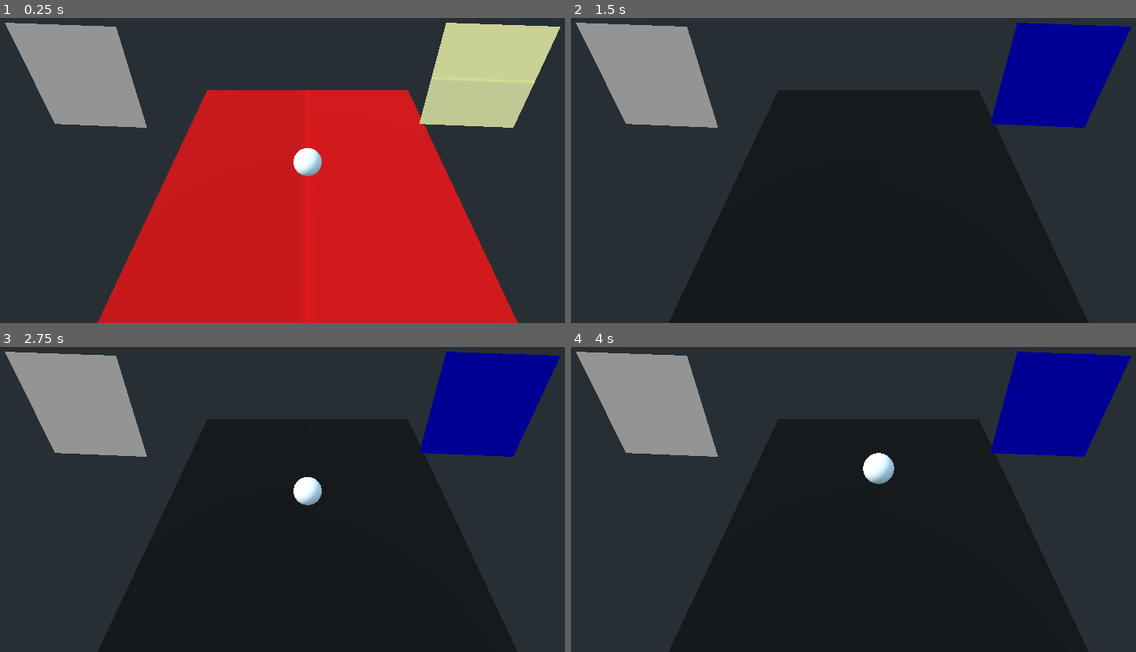
Above: before the commit, frames 1-4 (two rows, left to right).
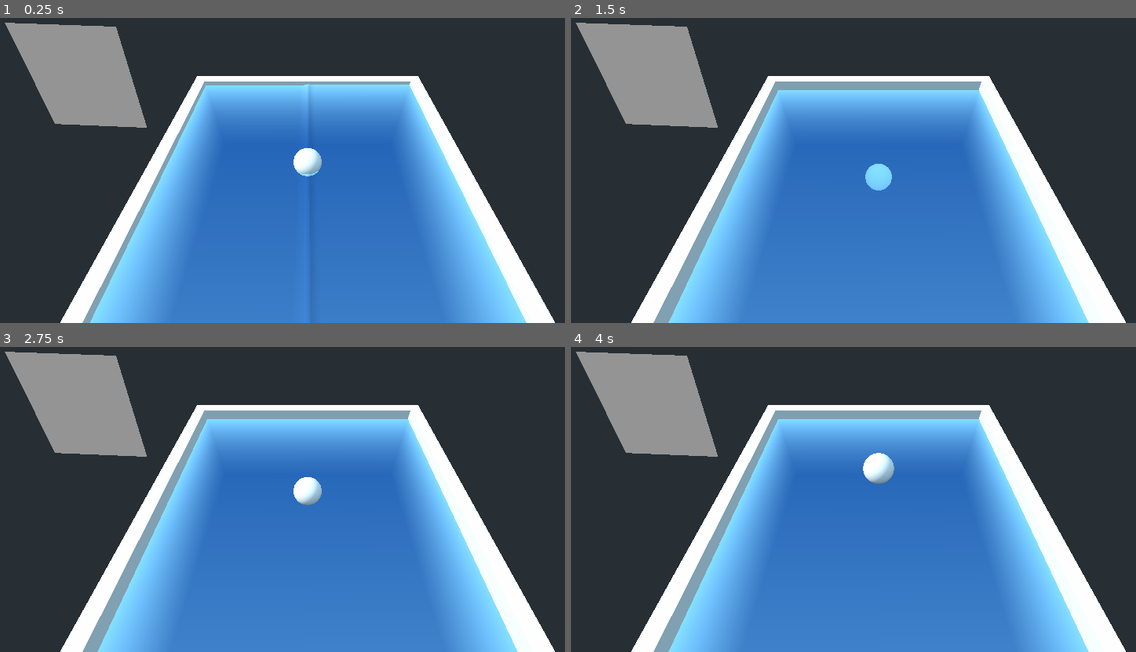
Above: after the commit, the same moments.

Repository: last-genius/gamedev_project
Game: Godot game, scene res://Main.tscn
The game is run twice, just before and just after one commit, with the same random seed, the same clock (stepped at 60 frames per second) and the same inputs.
Inputs:
- Up to frame 1 (0.25 s): no input
- Up to frame 2 (1.5 s): no input
- Up to frame 3 (2.75 s): no input
- Up to frame 4 (4 s): no input

The runs differ from the first frame. In frame 1, 57% of the frame differs, in the area x 10-100%, y 1-100%; in frame 2, 57%; in frame 3, 57%; in frame 4, 57%.

Commit message:
Add depth coloring, wave normals

Diff:
--- a/Main.tscn
+++ b/Main.tscn
@@ -21,13 +21,17 @@
 shader_param/simulation_texture = SubResource( 11 )
 shader_param/collision_texture = SubResource( 12 )
 
-[sub_resource type="ViewportTexture" id=19]
+[sub_resource type="ViewportTexture" id=23]
 viewport_path = NodePath("SimulationViewport")
 
 [sub_resource type="ShaderMaterial" id=8]
 resource_local_to_scene = true
 shader = ExtResource( 2 )
-shader_param/sim_tex = SubResource( 19 )
+shader_param/amplitude = 1.0
+shader_param/murkiness = 0.25
+shader_param/shallow_water_color = Vector3( 0.27, 0.682, 1 )
+shader_param/deep_water_color = Vector3( 0, 0.0823, 0.34 )
+shader_param/sim_tex = SubResource( 23 )
 
 [sub_resource type="PlaneMesh" id=2]
 size = Vector2( 20, 20 )
@@ -115,6 +119,19 @@
 anchor_bottom = 1.0
 color = Color( 0, 0, 0, 1 )
 
+[node name="CSGBox" type="CSGBox" parent="."]
+transform = Transform( 1, 0, 0, 0, 1, 0, 0, 0, 1, 0, -5, 0 )
+width = 22.0
+height = 12.0
+depth = 22.0
+
+[node name="CSGBox2" type="CSGBox" parent="CSGBox"]
+transform = Transform( 1, 0, 0, 0, 1, 0, 0, 0, 1, 0, 2, 0 )
+operation = 2
+width = 20.0
+height = 10.0
+depth = 20.0
+
 [node name="Water" type="MeshInstance" parent="."]
 material_override = SubResource( 8 )
 mesh = SubResource( 2 )
@@ -140,4 +157,5 @@
 
 [node name="DebugSimulation" type="Sprite3D" parent="."]
 transform = Transform( 0.041057, -0.265157, 0.963331, -0.0182763, 0.963783, 0.26606, -0.99899, -0.0285297, 0.0347239, 0.615074, 7.8207, -8.7733 )
+visible = false
 texture = SubResource( 21 )
--- a/project.godot
+++ b/project.godot
@@ -47,6 +47,38 @@
  ]
 }
 
+[input]
+
+sprint={
+"deadzone": 0.5,
+"events": [ Object(InputEventKey,"resource_local_to_scene":false,"resource_name":"","device":0,"alt":false,"shift":false,"control":false,"meta":false,"command":false,"pressed":false,"scancode":16777237,"physical_scancode":0,"unicode":0,"echo":false,"script":null)
+ ]
+}
+move_forward={
+"deadzone": 0.5,
+"events": [ Object(InputEventKey,"resource_local_to_scene":false,"resource_name":"","device":0,"alt":false,"shift":false,"control":false,"meta":false,"command":false,"pressed":false,"scancode":87,"physical_scancode":0,"unicode":0,"echo":false,"script":null)
+, Object(InputEventKey,"resource_local_to_scene":false,"resource_name":"","device":0,"alt":false,"shift":false,"control":false,"meta":false,"command":false,"pressed":false,"scancode":16777232,"physical_scancode":0,"unicode":0,"echo":false,"script":null)
+ ]
+}
+move_back={
+"deadzone": 0.5,
+"events": [ Object(InputEventKey,"resource_local_to_scene":false,"resource_name":"","device":0,"alt":false,"shift":false,"control":false,"meta":false,"command":false,"pressed":false,"scancode":83,"physical_scancode":0,"unicode":0,"echo":false,"script":null)
+, Object(InputEventKey,"resource_local_to_scene":false,"resource_name":"","device":0,"alt":false,"shift":false,"control":false,"meta":false,"command":false,"pressed":false,"scancode":16777234,"physical_scancode":0,"unicode":0,"echo":false,"script":null)
+ ]
+}
+move_left={
+"deadzone": 0.5,
+"events": [ Object(InputEventKey,"resource_local_to_scene":false,"resource_name":"","device":0,"alt":false,"shift":false,"control":false,"meta":false,"command":false,"pressed":false,"scancode":65,"physical_scancode":0,"unicode":0,"echo":false,"script":null)
+, Object(InputEventKey,"resource_local_to_scene":false,"resource_name":"","device":0,"alt":false,"shift":false,"control":false,"meta":false,"command":false,"pressed":false,"scancode":16777231,"physical_scancode":0,"unicode":0,"echo":false,"script":null)
+ ]
+}
+move_right={
+"deadzone": 0.5,
+"events": [ Object(InputEventKey,"resource_local_to_scene":false,"resource_name":"","device":0,"alt":false,"shift":false,"control":false,"meta":false,"command":false,"pressed":false,"scancode":68,"physical_scancode":0,"unicode":0,"echo":false,"script":null)
+, Object(InputEventKey,"resource_local_to_scene":false,"resource_name":"","device":0,"alt":false,"shift":false,"control":false,"meta":false,"command":false,"pressed":false,"scancode":16777233,"physical_scancode":0,"unicode":0,"echo":false,"script":null)
+ ]
+}
+
 [physics]
 
 common/enable_pause_aware_picking=true
--- a/shaders/render.shader
+++ b/shaders/render.shader
@@ -1,8 +1,40 @@
 shader_type spatial;
 
 uniform sampler2D sim_tex;
+uniform float amplitude = 1;
+uniform float murkiness = 0.01;
+//uniform float refraction = 1;
+
+uniform vec3 shallow_water_color = vec3(0.27, 0.682, 1);
+uniform vec3 deep_water_color = vec3(0, 0.0823, 0.34);
 
 void fragment() {
+	float d = texture(DEPTH_TEXTURE, SCREEN_UV).r;
+	d = d * 2.0 - 1.0;
+	d = PROJECTION_MATRIX[3][2] / (d + PROJECTION_MATRIX[2][2]);
+	d = d + VERTEX.z;
+	float depth = exp(-d * murkiness);
+
 	vec4 input = texture(sim_tex, UV);
-	ALBEDO = vec3(input.r, 0, 0);
+	vec3 duv = vec3(4.0 / 514.0, 4.0 / 514.0, 0);
+	float v1 = texture(sim_tex, UV - duv.xz).y;
+	float v2 = texture(sim_tex, UV + duv.xz).y;
+	float v3 = texture(sim_tex, UV - duv.zy).y;
+	float v4 = texture(sim_tex, UV + duv.zy).y;
+
+	vec3 normal = normalize(vec3(v1 - v2, v3 - v4, 0.3));
+
+	/*
+	// An attempt at a refraction shader
+	vec2 new_normal = (normal * refraction).xy + SCREEN_UV;
+	vec4 refracted_tex = texture(SCREEN_TEXTURE, new_normal);
+	ALBEDO = mix(refracted_tex.xyz, mixed_colors, 0.9); */
+
+	ALBEDO = mix(deep_water_color, shallow_water_color, depth);
+	NORMAL = normal;
 }
+
+void vertex() {
+	vec4 input = texture(sim_tex, UV);
+	VERTEX.y += amplitude * input.r * NORMAL.y;
+}
